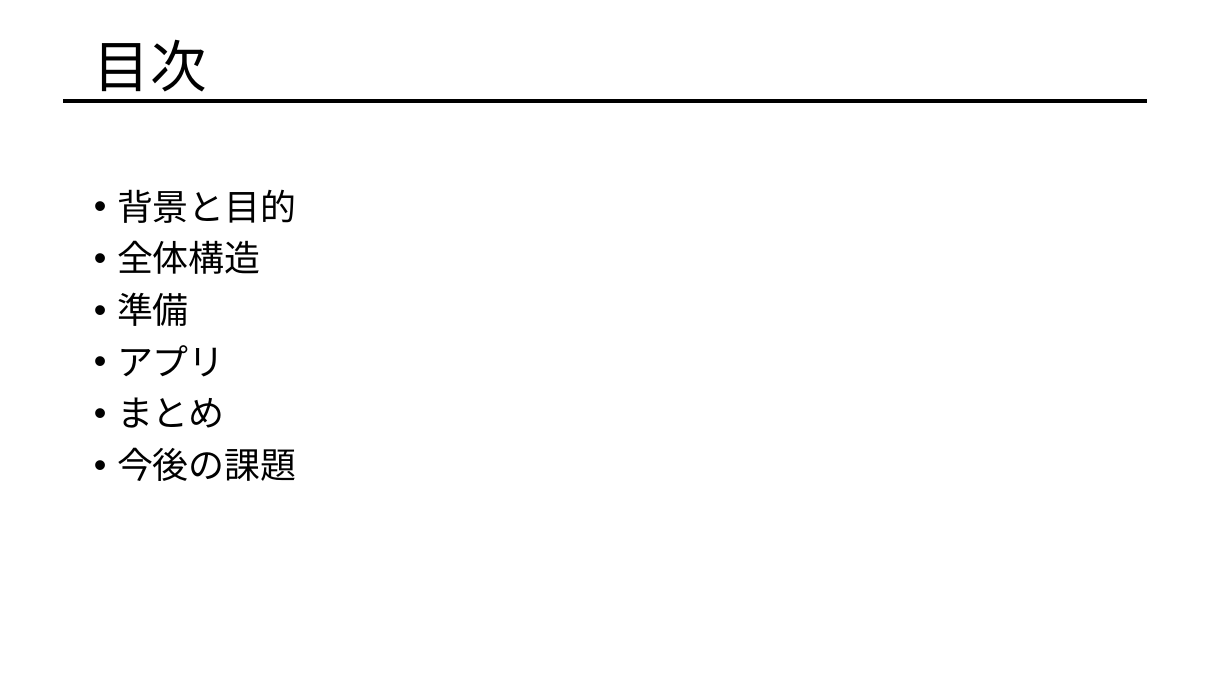
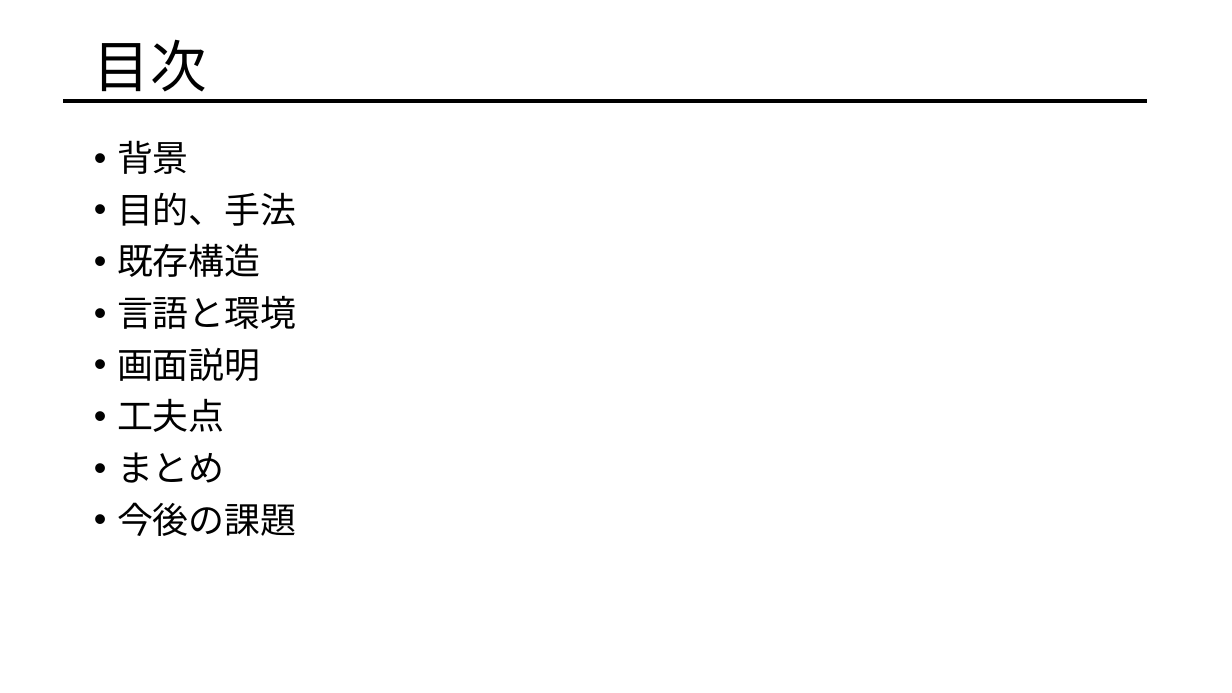
Before and after one commit to afiqfadzil/pythonProject1, a slide deck: slide 2 of LOCOMOTION.pptx. Drawn at 1232x693 pixels with LibreOffice and Linux fonts; fonts in the diff are those of the drawing. Boxes give left, top, right and bottom in pixels: in the first picture for what was removed or moved away, otherwise in the second. Text is boxed around its words. In the diff, an @@ line names an element or a change of style, - is before the commit and + after.

```diff
--- a/LOCOMOTION.pptx
+++ b/LOCOMOTION.pptx
@@ text "背景": place and size @@
-text "背景" at bbox=[117, 189, 296, 481]
+text "背景" at bbox=[117, 140, 296, 536]
@@ text at bbox=[117, 140, 296, 432]: text changed @@
-• 背景と目的
-• 全体構造
-• 準備
-• アプリ
+• 背景
+• 目的、手法
+• 既存構造
+• 言語と環境
+• 画面説明
+• 工夫点
```
Also in this commit, not shown: 12 other slides changed, 11 slides added, 10 slides removed, 1 other file.
